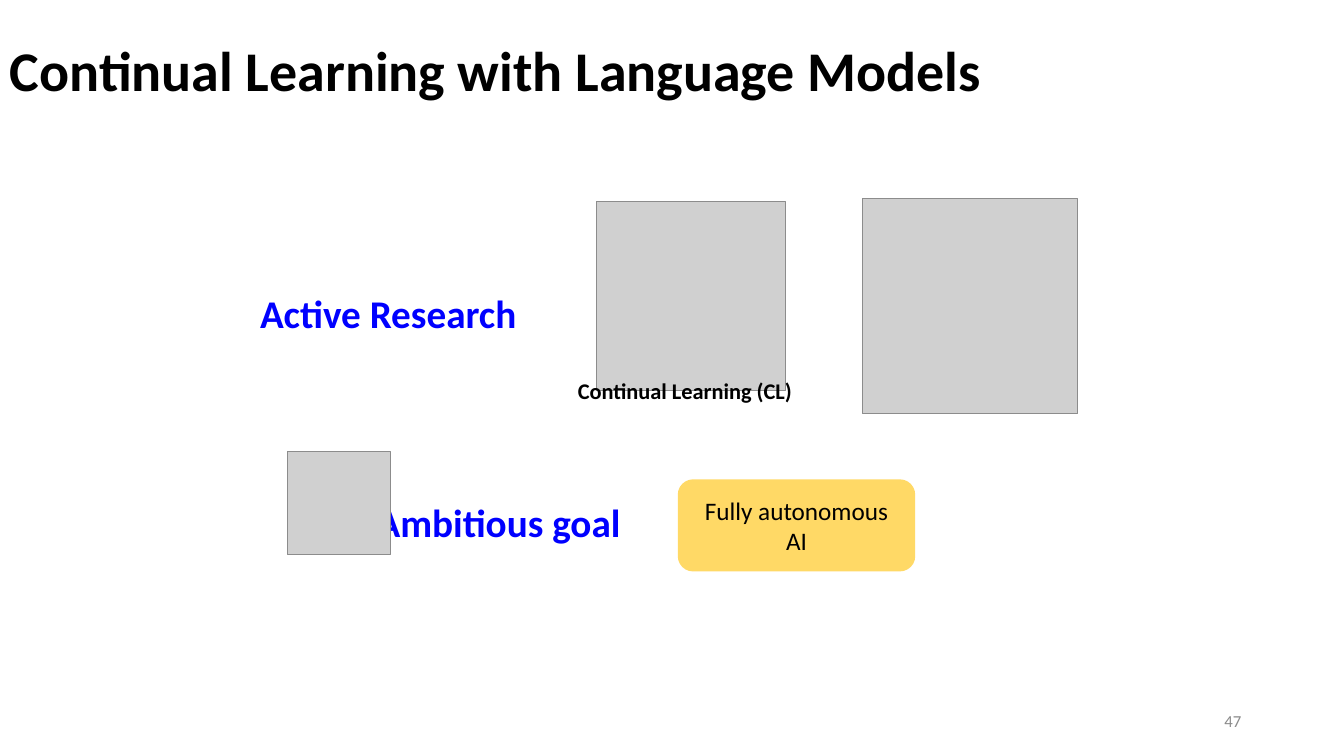
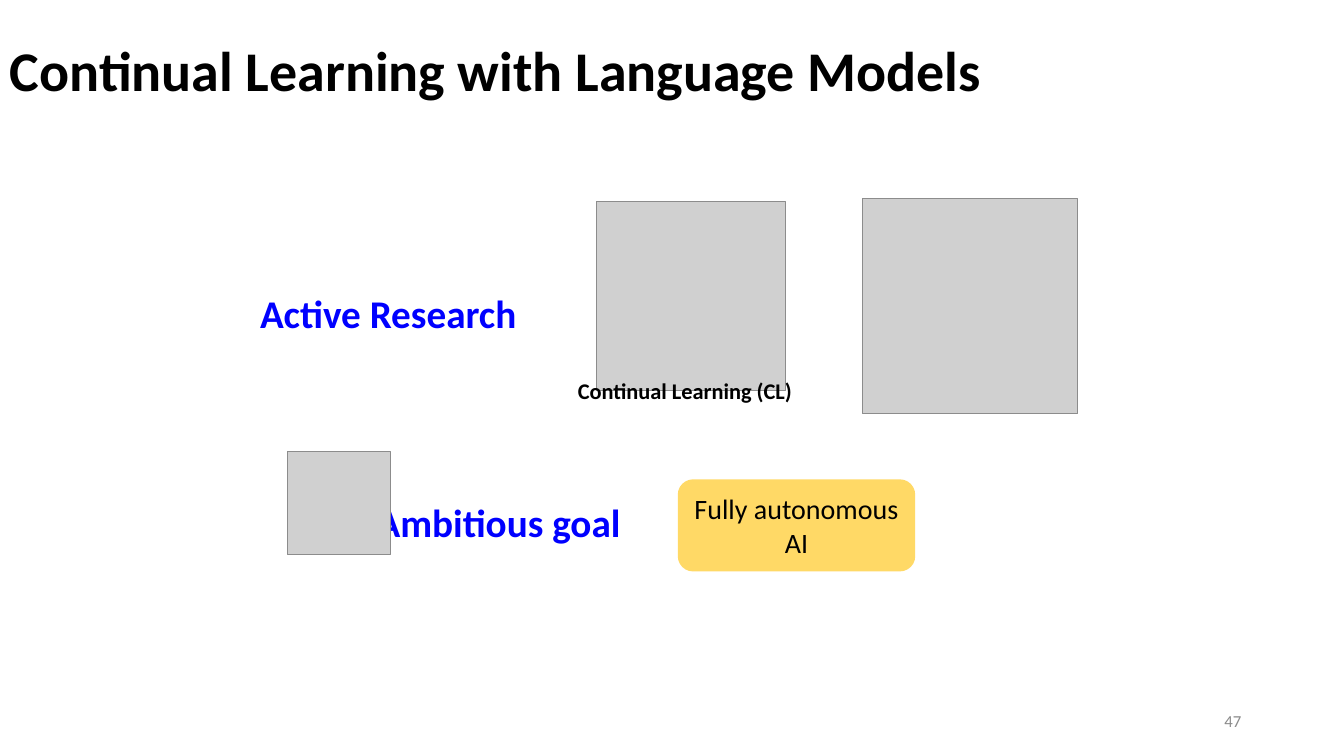
Before and after one commit to Vincent950129/Vincent950129.github.io, a slide deck: slide 47 of pdf/zixuan_defense.pptx. Drawn at 1344x756 pixels with LibreOffice and Linux fonts; fonts in the diff are those of the drawing; grey boxes stand for pictures. Boxes give left, top, right and bottom in pixels: in the first picture for what was removed or moved away, otherwise in the second. Text is boxed around its words. In the diff, an @@ line names an element or a change of style, - is before the commit and + after.

```diff
--- a/pdf/zixuan_defense.pptx
+++ b/pdf/zixuan_defense.pptx
@@ rounded rectangle "Fully autonomous AI" at [678,480,915,572]: size 18 to 20 pt @@
```
Also in this commit, not shown: 12 other slides changed.
